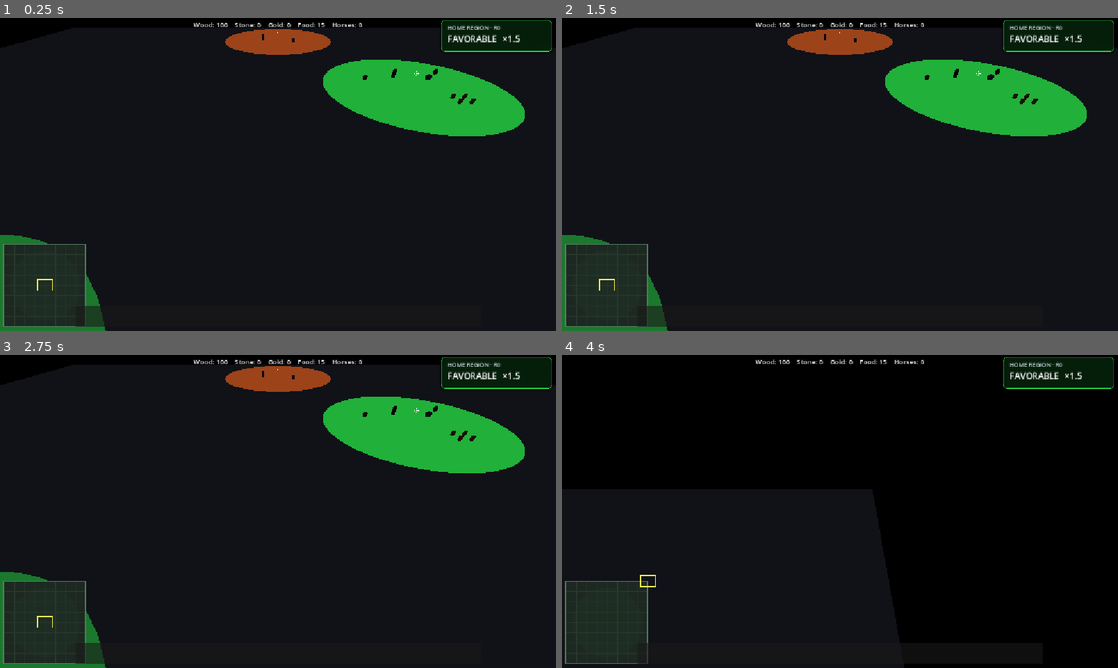
Above: before the commit, frames 1-4 (two rows, left to right).
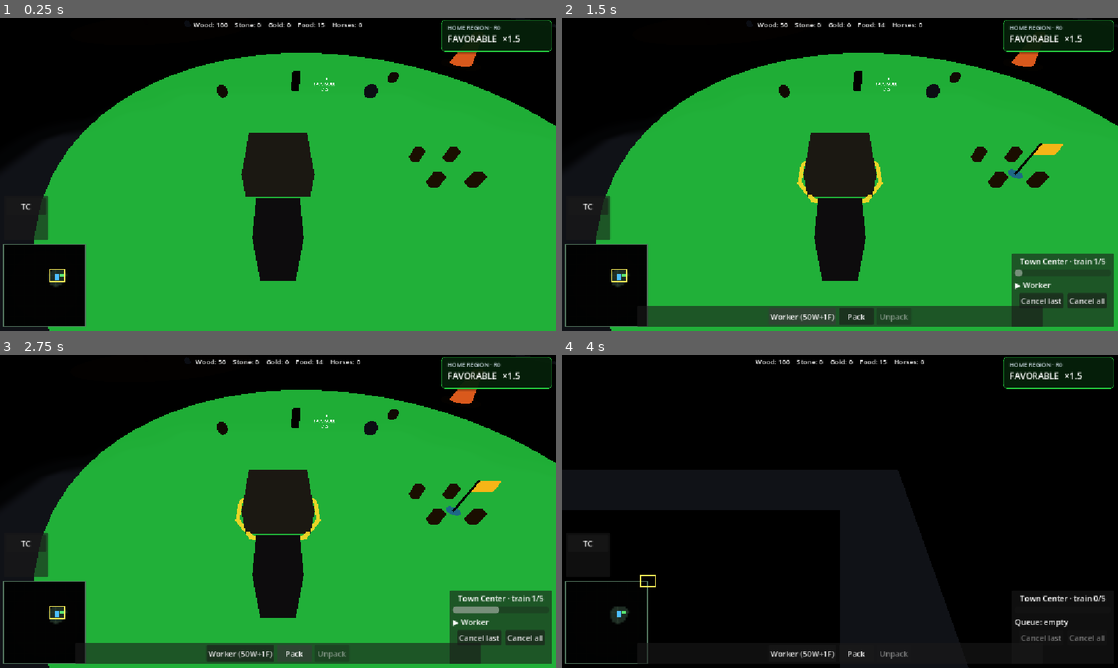
Above: after the commit, the same moments.

Repository: Ferrum-t/RTS-Game
Game: Godot game, scene res://Scenes/World/World.tscn
Same seed, same stepped clock (60 frames per second), same inputs: the game is played once before the commit and once after it.
Inputs (mouse positions are in pixels of both pictures, inside the frame that each line leads up to):
- Up to frame 1 (0.25 s): no input
- Up to frame 2 (1.5 s): click (589, 205) at 0.5 s, where only the run after the commit has a clickable "TC"; click (801, 315) at 1.25 s, where only the run after the commit has a clickable "Worker (50W+1F)"
- Up to frame 3 (2.75 s): click (294, 652) at 2 s, where only the run after the commit has a clickable "Pack"
- Up to frame 4 (4 s): click (1040, 636) at 2.75 s, where only the run after the commit has a clickable "Cancel last"; drag from (606, 621) to (895, 442) at 3.52 s

The runs differ from the first frame. In frame 1, 66% of the frame differs, in the area x 0-100%, y 3-100%; in frame 2, 66%; in frame 3, 66%; in frame 4, 4.3%.
Error before the commit: Parse Error: Could not find type "BaseUnit" in the current scope. (res://Scripts/Systems/Managers/UnitManager.gd:3)

Commit message:
RESTORE BaseUnit + move_speed 4.0 (construction intact)

Diff:
--- a/Scripts/Units/BaseUnit.gd
+++ b/Scripts/Units/BaseUnit.gd
@@ -1 +1,623 @@
-PLACEHOLDER_WILL_FAIL
+extends CharacterBody3D
+
+class_name BaseUnit
+
+
+enum UnitState
+{
+	IDLE,
+	MOVING,
+	HARVESTING,
+	RETURNING,
+	BUILDING,
+	REPAIRING,
+	ATTACKING,
+	DEAD
+}
+
+
+@export var team_id: int = 0
+@export var move_speed := 4.0
+@export var max_health := 100
+@export var deposit_distance := 3.5
+@export var attack_damage := 10
+@export var attack_range := 2.0
+@export var attack_cooldown := 1.0
+@export var building_attack_range := 6.5
+@export var building_exit_range_mult := 1.45
+@export var health_bar_height := 1.6
+@export var can_gather: bool = true
+var can_shoot_while_moving: bool = false
+@export var damage_type: int = DamageType.Type.MELEE
+
+var health := 100
+var selected := false
+var unit_state : UnitState = UnitState.IDLE
+var current_order: Order = Order.none()
+var move_target : Vector3
+var harvest_target : BaseResource = null
+var build_target : BaseBuilding = null
+var repair_target : BaseBuilding = null
+var attack_target : BaseUnit = null
+var attack_building_target : BaseBuilding = null
+var return_target : Node3D = null
+var movement : MovementComponent
+var inventory : InventoryComponent
+var harvest : HarvestComponent
+var combat : CombatComponent
+var health_bar: HealthBar3D = null
+var nav_agent: NavigationAgent3D = null
+var _selection_ring: MeshInstance3D = null
+var last_move_end_reason: String = ""
+var _building_attack_timer: float = 0.0
+var _siege_stuck_time: float = 0.0
+var _siege_last_pos: Vector3 = Vector3.ZERO
+var _siege_in_range: bool = false
+var _build_stuck_time: float = 0.0
+var _build_last_pos: Vector3 = Vector3.ZERO
+var _acquire_timer: float = 0.0
+
+const GRAVITY := 30.0
+const HEALTH_BAR_SCENE := preload("res://Scenes/UI/HealthBar3D.tscn")
+const APPROACH_RETARGET_DIST := 1.25
+const BUILD_STAND_DIST := 3.0
+const BUILD_FOOTPRINT_MARGIN := 1.25
+const ACQUIRE_RADIUS := 12.0
+const ACQUIRE_SCAN_INTERVAL := 0.4
+
+func _ready() -> void:
+	health = max_health
+	add_to_group("Unit")
+	collision_layer = 2
+	collision_mask = 1
+	var pos := global_position
+	pos.y = 0.0
+	global_position = pos
+	UnitManager.register_unit(self)
+	nav_agent = NavigationAgent3D.new()
+	nav_agent.name = "NavigationAgent3D"
+	add_child(nav_agent)
+	movement = MovementComponent.new(self, nav_agent)
+	inventory = InventoryComponent.new(self)
+	harvest = HarvestComponent.new(self)
+	combat = CombatComponent.new(self)
+	combat.attack_damage = attack_damage
+	combat.attack_range = attack_range
+	combat.attack_cooldown = attack_cooldown
+	_setup_health_bar()
+	_setup_selection_ring()
+	print(name, " ready at ", global_position)
+
+func _setup_health_bar() -> void:
+	if HEALTH_BAR_SCENE == null: return
+	health_bar = HEALTH_BAR_SCENE.instantiate() as HealthBar3D
+	if health_bar == null: return
+	add_child(health_bar)
+	health_bar.position = Vector3(0.0, health_bar_height, 0.0)
+	health_bar.setup(max_health)
+	health_bar.set_health(health)
+
+func _setup_selection_ring() -> void:
+	_selection_ring = MeshInstance3D.new()
+	_selection_ring.name = "SelectionRing"
+	var torus := TorusMesh.new()
+	torus.inner_radius = 0.55
+	torus.outer_radius = 0.72
+	torus.rings = 12
+	torus.ring_segments = 24
+	_selection_ring.mesh = torus
+	var mat := StandardMaterial3D.new()
+	mat.albedo_color = Color(0.2, 1.0, 0.3, 0.85)
+	mat.emission_enabled = true
+	mat.emission = Color(0.15, 0.9, 0.25)
+	mat.emission_energy_multiplier = 1.2
+	mat.transparency = BaseMaterial3D.TRANSPARENCY_ALPHA
+	mat.shading_mode = BaseMaterial3D.SHADING_MODE_UNSHADED
+	_selection_ring.material_override = mat
+	_selection_ring.position = Vector3(0.0, 0.05, 0.0)
+	_selection_ring.visible = false
+	add_child(_selection_ring)
+
+func _physics_process(delta: float) -> void:
+	if unit_state == UnitState.DEAD: return
+	if not is_on_floor():
+		velocity.y -= GRAVITY * delta
+	else:
+		velocity.y = 0.0
+	match unit_state:
+		UnitState.MOVING: update_moving(delta)
+		UnitState.HARVESTING: update_harvesting(delta)
+		UnitState.RETURNING: update_return(delta)
+		UnitState.BUILDING: update_building(delta)
+		UnitState.REPAIRING: update_repairing(delta)
+		UnitState.ATTACKING: update_attacking(delta)
+		UnitState.IDLE: _try_idle_acquire(delta)
+		_: pass
+	move_and_slide()
+
+func update_moving(delta: float) -> void:
+	if movement == null: return
+	movement.update(delta)
+	if can_shoot_while_moving and attack_target != null and is_instance_valid(attack_target):
+		if attack_target.unit_state != UnitState.DEAD and combat != null:
+			combat.update(delta)
+			if combat.status == CombatComponent.Status.TARGET_DEAD or combat.status == CombatComponent.Status.TARGET_LOST:
+				attack_target = null
+	match movement.status:
+		MovementComponent.Status.ARRIVED:
+			last_move_end_reason = "arrived"
+			current_order = Order.none()
+			if can_shoot_while_moving and attack_target != null and is_instance_valid(attack_target) and attack_target.unit_state != UnitState.DEAD:
+				unit_state = UnitState.ATTACKING
+			else:
+				unit_state = UnitState.IDLE
+		MovementComponent.Status.FAILED:
+			last_move_end_reason = "failed"
+			current_order = Order.none()
+			if can_shoot_while_moving and attack_target != null and is_instance_valid(attack_target) and attack_target.unit_state != UnitState.DEAD:
+				unit_state = UnitState.ATTACKING
+			else:
+				unit_state = UnitState.IDLE
+		_: pass
+
+func update_harvesting(delta: float) -> void:
+	harvest.update(delta)
+	match harvest.status:
+		HarvestComponent.Status.BAG_FULL:
+			if movement: movement.cancel()
+			return_target = null
+			unit_state = UnitState.RETURNING
+		HarvestComponent.Status.RESOURCE_GONE:
+			if movement: movement.cancel()
+			harvest_target = null
+			current_order = Order.none()
+			velocity = Vector3.ZERO
+			unit_state = UnitState.IDLE
+		HarvestComponent.Status.MOVING_TO_RESOURCE:
+			var stand: Vector3 = harvest.approach_pos
+			if stand == Vector3.ZERO and harvest_target != null:
+				stand = harvest.get_approach_position(harvest_target)
+			movement.ensure_moving_to(stand, APPROACH_RETARGET_DIST)
+			movement.update(delta)
+		HarvestComponent.Status.GATHERING:
+			if movement and movement.status == MovementComponent.Status.MOVING:
+				movement.cancel()
+			velocity = Vector3.ZERO
+		_: pass
+
+func update_attacking(delta: float) -> void:
+	if current_order.type == Order.Type.ATTACK_BUILDING or attack_building_target != null:
+		update_attacking_building(delta)
+		return
+	combat.update(delta)
+	match combat.status:
+		CombatComponent.Status.TARGET_LOST, CombatComponent.Status.TARGET_DEAD:
+			attack_target = null
+			current_order = Order.none()
+			velocity = Vector3.ZERO
+			unit_state = UnitState.IDLE
+			_try_reacquire_after_kill()
+		_: pass
+
+func _try_reacquire_after_kill() -> void:
+	if unit_state != UnitState.IDLE:
+		return
+	var enemy := _find_nearest_acquire_target()
+	if enemy == null:
+		return
+	replace_order_attack(enemy)
+	if OS.is_debug_build():
+		print(name, " REACQUIRE -> ", enemy.name)
+
+func update_attacking_building(delta: float) -> void:
+	var building := attack_building_target
+	if building == null or not is_instance_valid(building) or building.is_destroyed or building.health <= 0:
+		_clear_building_attack()
+		return
+	var to_b := building.global_position - global_position
+	to_b.y = 0.0
+	var dist := to_b.length()
+	var exit_range: float = building_attack_range * building_exit_range_mult
+	var moved := global_position.distance_to(_siege_last_pos)
+	_siege_last_pos = global_position
+	if moved < 0.03: _siege_stuck_time += delta
+	else: _siege_stuck_time = 0.0
+	if _siege_in_range:
+		if dist > exit_range: _siege_in_range = false
+		else:
+			_siege_hold_and_strike(delta, building)
+			return
+	var in_range := dist <= building_attack_range
+	if not in_range and _siege_stuck_time > 0.8 and dist <= building_attack_range + 1.5:
+		in_range = true
+	if in_range:
+		_siege_in_range = true
+		_siege_hold_and_strike(delta, building)
+		return
+	var approach := building.global_position
+	if to_b.length() > 0.1:
+		approach = building.global_position - to_b.normalized() * (building_attack_range * 0.82)
+	approach.y = 0.0
+	movement.ensure_moving_to(approach, maxf(APPROACH_RETARGET_DIST, 1.5))
+	movement.update(delta)
+
+func _siege_hold_and_strike(delta: float, building: BaseBuilding) -> void:
+	if movement:
+		movement.cancel()
+	velocity = Vector3.ZERO
+	_building_attack_timer -= delta
+	if _building_attack_timer > 0.0: return
+	_building_attack_timer = attack_cooldown
+	var dt: int = int(damage_type)
+	if dt == int(DamageType.Type.SIEGE) or dt == int(DamageType.Type.RANGED):
+		var is_stone: bool = dt == int(DamageType.Type.SIEGE)
+		Projectile.fire(self, building, attack_damage, self, is_stone)
+		return
+	if building.has_method("damage"):
+		building.damage(attack_damage, team_id)
+	elif building.has_method("apply_damage"):
+		building.apply_damage(attack_damage, self)
+	elif building.has_method("take_damage"):
+		building.take_damage(attack_damage, self)
+	else:
+		building.health = maxi(0, building.health - attack_damage)
+		if building.health <= 0 and building.has_method("die"): building.die()
+
+func _clear_building_attack() -> void:
+	attack_building_target = null
+	_building_attack_timer = 0.0
+	_siege_stuck_time = 0.0
+	_siege_in_range = false
+	velocity = Vector3.ZERO
+	current_order = Order.none()
+	unit_state = UnitState.IDLE
+
+func update_return(delta: float) -> void:
+	if return_target != null and is_instance_valid(return_target):
+		if return_target.get("is_destroyed") == true: return_target = null
+		elif return_target.get("health") != null and int(return_target.health) <= 0: return_target = null
+		elif return_target.get("team_id") != null and int(return_target.team_id) != team_id: return_target = null
+		elif "is_constructed" in return_target and return_target.is_constructed == false: return_target = null
+	else:
+		return_target = null
+	if return_target == null:
+		var bm := get_node_or_null("/root/BuildingManager")
+		if bm: return_target = bm.get_nearest_town_center(global_position, team_id)
+		if return_target == null:
+			print(name, " — no own-team Town Center found, keeping inventory")
+			unit_state = UnitState.IDLE
+			velocity = Vector3.ZERO
+			return
+	var distance := global_position.distance_to(return_target.global_position)
+	if distance > deposit_distance:
+		var to_tc := return_target.global_position - global_position
+		to_tc.y = 0.0
+		var approach := return_target.global_position
+		if to_tc.length() > 0.1:
+			approach = return_target.global_position - to_tc.normalized() * 0.5
+		approach.y = 0.0
+		movement.ensure_moving_to(approach, APPROACH_RETARGET_DIST)
+		movement.update(delta)
+		return
+	velocity = Vector3.ZERO
+	var deposited_wood: int = inventory.wood
+	var deposited_stone: int = inventory.stone
+	var deposited_gold: int = inventory.gold
+	var deposited_food: int = inventory.food
+	var deposited_horses: int = inventory.horses
+	inventory.clear()
+	var rm := get_node_or_null("/root/ResourceManager")
+	if rm:
+		rm.add_wood(deposited_wood, team_id)
+		rm.add_stone(deposited_stone, team_id)
+		rm.add_gold(deposited_gold, team_id)
+		rm.add_food(deposited_food, team_id)
+		rm.add_horses(deposited_horses, team_id)
+	print(name, " deposited W:", deposited_wood, " S:", deposited_stone, " H:", deposited_horses, " at ", return_target.name)
+	return_target = null
+	if harvest_target != null and is_instance_valid(harvest_target):
+		if harvest: harvest.reset()
+		if movement: movement.cancel()
+		unit_state = UnitState.HARVESTING
+	else:
+		current_order = Order.none()
+		unit_state = UnitState.IDLE
+
+func take_damage(amount: int, source: Node = null) -> void:
+	if unit_state == UnitState.DEAD:
+		return
+	health = maxi(0, health - amount)
+	if health_bar:
+		health_bar.set_health(health)
+	if health <= 0:
+		die()
+		return
+	_try_retaliate(source)
+
+func _try_idle_acquire(delta: float) -> void:
+	_acquire_timer -= delta
+	if _acquire_timer > 0.0:
+		return
+	_acquire_timer = ACQUIRE_SCAN_INTERVAL
+	if unit_state != UnitState.IDLE:
+		return
+	var enemy := _find_nearest_acquire_target()
+	if enemy == null:
+		return
+	replace_order_attack(enemy)
+	if OS.is_debug_build():
+		print(name, " ACQUIRE -> ", enemy.name)
+
+func _find_nearest_acquire_target() -> BaseUnit:
+	var best: BaseUnit = null
+	var best_dist_sq: float = ACQUIRE_RADIUS * ACQUIRE_RADIUS
+	for n in get_tree().get_nodes_in_group("Unit"):
+		if not (n is BaseUnit):
+			continue
+		var other: BaseUnit = n as BaseUnit
+		if other == self:
+			continue
+		if not is_instance_valid(other):
+			continue
+		if not TeamRules.can_attack(self, other):
+			continue
+		var d_sq: float = global_position.distance_squared_to(other.global_position)
+		if d_sq > best_dist_sq:
+			continue
+		best_dist_sq = d_sq
+		best = other
+	return best
+
+func _try_retaliate(source: Node) -> void:
+	match unit_state:
+		UnitState.IDLE, UnitState.MOVING, UnitState.HARVESTING, UnitState.RETURNING:
+			pass
+		_:
+			return
+	if source == null or not is_instance_valid(source):
+		return
+	if not (source is BaseUnit):
+		return
+	var attacker := source as BaseUnit
+	if attacker == self:
+		return
+	if attacker.unit_state == UnitState.DEAD:
+		return
+	if int(attacker.team_id) == int(team_id):
+		return
+	if unit_state == UnitState.ATTACKING and attack_target == attacker:
+		return
+	replace_order_attack(attacker)
+	if OS.is_debug_build():
+		print(name, " RETALIATE -> ", attacker.name)
+
+func die() -> void:
+	unit_state = UnitState.DEAD
+	current_order = Order.none()
+	velocity = Vector3.ZERO
+	if movement: movement.cancel()
+	print(name, " died")
+	UnitManager.unregister_unit(self)
+	queue_free()
+
+func set_selected(value: bool) -> void:
+	selected = value
+	if _selection_ring != null and is_instance_valid(_selection_ring):
+		_selection_ring.visible = value
+
+func replace_order_move(pos: Vector3) -> void:
+	current_order = Order.new(Order.Type.MOVE, null, {"pos": pos})
+	move_target = pos
+	harvest_target = null
+	build_target = null
+	repair_target = null
+	var keep_atk: BaseUnit = null
+	if can_shoot_while_moving and attack_target != null and is_instance_valid(attack_target):
+		if attack_target.unit_state != UnitState.DEAD:
+			keep_atk = attack_target
+	attack_target = keep_atk
+	attack_building_target = null
+	return_target = null
+	_build_stuck_time = 0.0
+	if harvest: harvest.reset()
+	if movement: movement.set_target(pos)
+	unit_state = UnitState.MOVING
+
+func replace_order_harvest(resource: BaseResource) -> void:
+	if not can_gather: return
+	if resource == null or not is_instance_valid(resource): return
+	current_order = Order.new(Order.Type.HARVEST, resource)
+	harvest_target = resource
+	build_target = null
+	repair_target = null
+	attack_target = null
+	attack_building_target = null
+	return_target = null
+	_build_stuck_time = 0.0
+	if harvest: harvest.reset()
+	unit_state = UnitState.HARVESTING
+
+func replace_order_attack(enemy: BaseUnit) -> void:
+	if enemy == null or not is_instance_valid(enemy): return
+	current_order = Order.new(Order.Type.ATTACK, enemy)
+	attack_target = enemy
+	attack_building_target = null
+	harvest_target = null
+	build_target = null
+	repair_target = null
+	return_target = null
+	_build_stuck_time = 0.0
+	if harvest: harvest.reset()
+	if combat: combat.set_target(enemy)
+	unit_state = UnitState.ATTACKING
+
+func replace_order_attack_building(building: BaseBuilding) -> void:
+	if building == null or not is_instance_valid(building): return
+	current_order = Order.new(Order.Type.ATTACK_BUILDING, building)
+	attack_building_target = building
+	attack_target = null
+	harvest_target = null
+	build_target = null
+	repair_target = null
+	return_target = null
+	_build_stuck_time = 0.0
+	_siege_in_range = false
+	_siege_stuck_time = 0.0
+	_siege_last_pos = global_position
+	_building_attack_timer = 0.0
+	if harvest: harvest.reset()
+	unit_state = UnitState.ATTACKING
+
+func replace_order_build(building: BaseBuilding) -> void:
+	if building == null or not is_instance_valid(building): return
+	if not (self is Worker):
+		print(name, " cannot BUILD (not a Worker)")
+		return
+	if unit_state == UnitState.BUILDING and build_target == building: return
+	current_order = Order.new(Order.Type.BUILD, building)
+	build_target = building
+	repair_target = null
+	harvest_target = null
+	attack_target = null
+	attack_building_target = null
+	return_target = null
+	_build_stuck_time = 0.0
+	_build_last_pos = global_position
+	if harvest: harvest.reset()
+	unit_state = UnitState.BUILDING
+	print(name, " -> BUILD ", building.name)
+
+func replace_order_repair(building: BaseBuilding) -> void:
+	if building == null or not is_instance_valid(building): return
+	if not (self is Worker):
+		print(name, " cannot REPAIR (not a Worker)")
+		return
+	if not building.is_constructed or building.health >= building.max_health: return
+	if unit_state == UnitState.REPAIRING and repair_target == building: return
+	current_order = Order.new(Order.Type.REPAIR, building)
+	repair_target = building
+	build_target = null
+	harvest_target = null
+	attack_target = null
+	attack_building_target = null
+	return_target = null
+	_build_stuck_time = 0.0
+	_build_last_pos = global_position
+	if harvest: harvest.reset()
+	unit_state = UnitState.REPAIRING
+	print(name, " -> REPAIR ", building.name)
+
+func _build_stand_dist(site: BaseBuilding) -> float:
+	var he: float = 2.2
+	if site != null and ("nav_half_extents" in site):
+		var v: Vector3 = site.nav_half_extents
+		he = maxf(v.x, v.z)
+	return maxf(BUILD_STAND_DIST, he + BUILD_FOOTPRINT_MARGIN)
+
+func _build_stand_point(site: BaseBuilding, stand_dist: float) -> Vector3:
+	var slots: int = 8
+	var slot: int = int(get_instance_id()) % slots
+	var angle: float = float(slot) * (TAU / float(slots))
+	angle += float((int(get_instance_id()) * 17) % 20) * 0.03
+	var r: float = stand_dist * 0.92
+	var p: Vector3 = site.global_position + Vector3(cos(angle) * r, 0.0, sin(angle) * r)
+	p.y = 0.0
+	return p
+
+func update_building(delta: float) -> void:
+	var site := build_target
+	if site == null or not is_instance_valid(site) or site.is_destroyed or site.health <= 0:
+		_clear_build("site lost")
+		return
+	if site.is_constructed:
+		_clear_build("already ready")
+		return
+	var stand_dist: float = _build_stand_dist(site)
+	var to_s := site.global_position - global_position
+	to_s.y = 0.0
+	var dist := to_s.length()
+	var moved := global_position.distance_to(_build_last_pos)
+	_build_last_pos = global_position
+	if moved < 0.04:
+		_build_stuck_time += delta
+	else:
+		_build_stuck_time = 0.0
+	var in_range: bool = dist <= stand_dist
+	if not in_range and _build_stuck_time > 0.7 and dist <= stand_dist + 2.0:
+		in_range = true
+	if not in_range:
+		var stand := _build_stand_point(site, stand_dist)
+		if movement:
+			movement.ensure_moving_to(stand, APPROACH_RETARGET_DIST)
+			movement.update(delta)
+		return
+	if movement and movement.status == MovementComponent.Status.MOVING:
+		movement.cancel()
+	velocity = Vector3.ZERO
+	var bt: float = maxf(site.build_time_sec, 0.1)
+	var done: bool = site.add_construction_progress(delta / bt)
+	if done:
+		print(name, " finished BUILD ", site.name)
+		_clear_build("complete")
+
+func update_repairing(delta: float) -> void:
+	var site := repair_target
+	if site == null or not is_instance_valid(site) or site.is_destroyed or site.health <= 0:
+		_clear_repair("site lost")
+		return
+	if not site.is_constructed:
+		_clear_repair("not ready")
+		return
+	if site.health >= site.max_health:
+		print(name, " finished REPAIR ", site.name)
+		_clear_repair("complete")
+		return
+	var stand_dist: float = _build_stand_dist(site)
+	var to_s := site.global_position - global_position
+	to_s.y = 0.0
+	var dist := to_s.length()
+	var moved := global_position.distance_to(_build_last_pos)
+	_build_last_pos = global_position
+	if moved < 0.04:
+		_build_stuck_time += delta
+	else:
+		_build_stuck_time = 0.0
+	var in_range: bool = dist <= stand_dist
+	if not in_range and _build_stuck_time > 0.7 and dist <= stand_dist + 2.0:
+		in_range = true
+	if not in_range:
+		var stand := _build_stand_point(site, stand_dist)
+		if movement:
+			movement.ensure_moving_to(stand, APPROACH_RETARGET_DIST)
+			movement.update(delta)
+		return
+	if movement and movement.status == MovementComponent.Status.MOVING:
+		movement.cancel()
+	velocity = Vector3.ZERO
+	if site.has_method("request_repair_tick"):
+		var done: bool = site.request_repair_tick(self, delta)
+		if done or site.health >= site.max_health:
+			print(name, " finished REPAIR ", site.name)
+			_clear_repair("complete")
+		return
+	var gain: int = maxi(1, int(round(25.0 * delta)))
+	site.health = mini(site.max_health, site.health + gain)
+	if site.health_bar != null and is_instance_valid(site.health_bar):
+		site.health_bar.set_health(site.health)
+	if site.health >= site.max_health:
+		print(name, " finished REPAIR ", site.name)
+		_clear_repair("complete")
+
+func _clear_build(_reason: String) -> void:
+	build_target = null
+	_build_stuck_time = 0.0
+	velocity = Vector3.ZERO
+	current_order = Order.none()
+	unit_state = UnitState.IDLE
+
+func _clear_repair(_reason: String) -> void:
+	repair_target = null
+	_build_stuck_time = 0.0
+	velocity = Vector3.ZERO
+	current_order = Order.none()
+	unit_state = UnitState.IDLE
